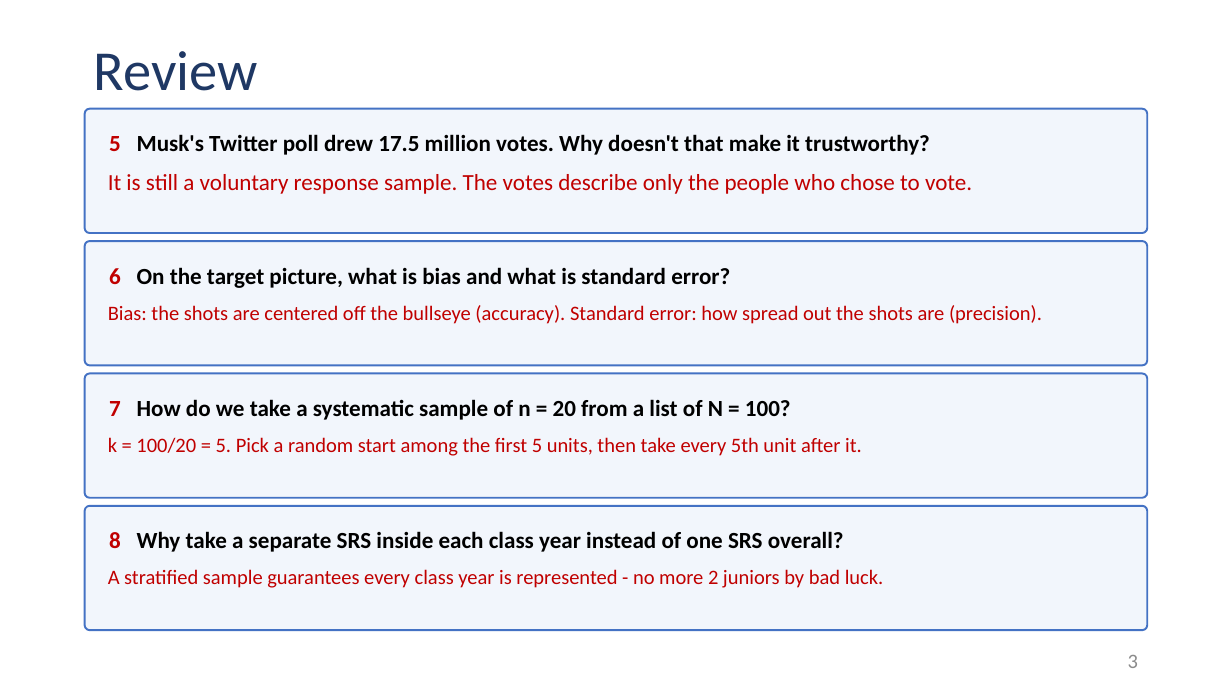
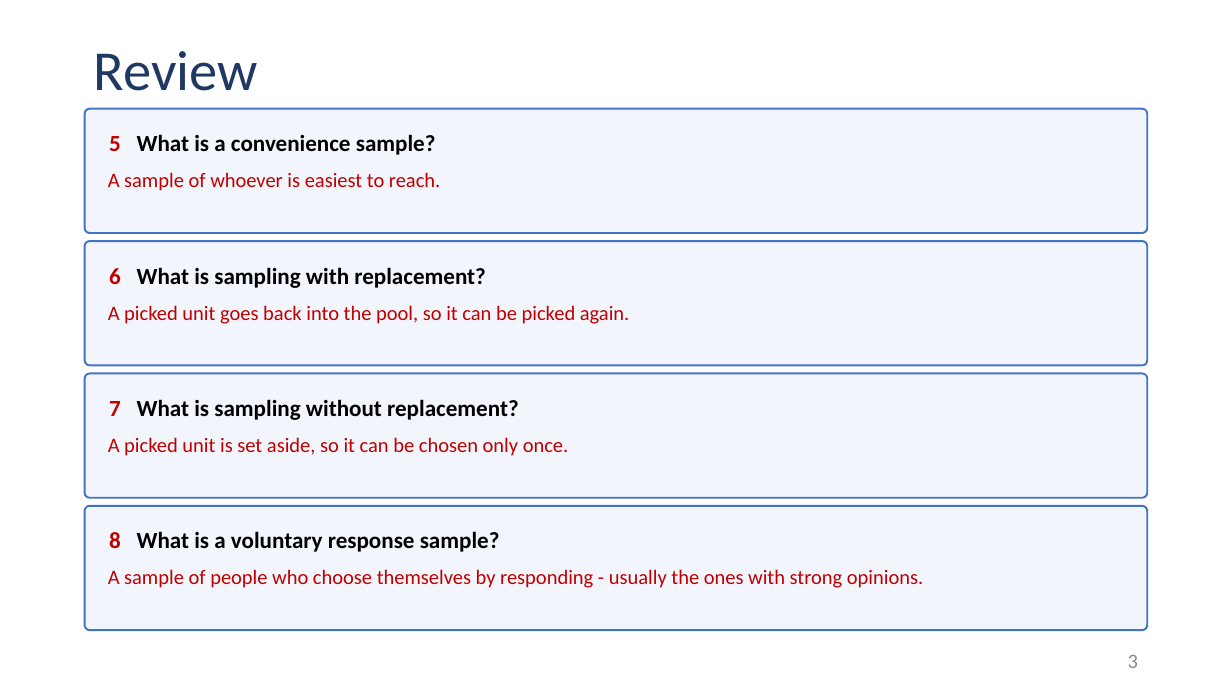
Before and after one commit to Jarred6068/Kvamme_UI_STAT251, a slide deck: slide 3 of docs/lecture_slides/Week 5/Week5_Lecture9_Slides_9_21_2026.pptx. Drawn at 1232x693 pixels with LibreOffice and Linux fonts; fonts in the diff are those of the drawing. Boxes give left, top, right and bottom in pixels: in the first picture for what was removed or moved away, otherwise in the second. Text is boxed around its words. In the diff, an @@ line names an element or a change of style, - is before the commit and + after.

```diff
--- a/docs/lecture_slides/Week 5/Week5_Lecture9_Slides_9_21_2026.pptx
+++ b/docs/lecture_slides/Week 5/Week5_Lecture9_Slides_9_21_2026.pptx
@@ text in rounded rectangle at <box>109,134,436,155</box>: text changed @@
-5 Musk's Twitter poll drew 17.5 million votes. Why doesn't that make it trustworthy?
+5 What is a convenience sample?
@@ text at <box>108,172,440,191</box>: text changed; size 18 to 16 pt @@
-It is still a voluntary response sample. The votes describe only the people who chose to vote.
+A sample of whoever is easiest to reach.
@@ text in rounded rectangle at <box>109,267,486,288</box>: text changed @@
-6 On the target picture, what is bias and what is standard error?
+6 What is sampling with replacement?
@@ text at <box>108,305,629,324</box>: text changed @@
-Bias: the shots are centered off the bullseye (accuracy). Standard error: how spread out the shots are (precision).
+A picked unit goes back into the pool, so it can be picked again.
@@ text in rounded rectangle at <box>109,399,519,420</box>: text changed @@
-7 How do we take a systematic sample of n = 20 from a list of N = 100?
+7 What is sampling without replacement?
@@ text at <box>108,437,569,456</box>: text changed @@
-k = 100/20 = 5. Pick a random start among the first 5 units, then take every 5th unit after it.
+A picked unit is set aside, so it can be chosen only once.
@@ text in rounded rectangle at <box>109,531,500,552</box>: text changed @@
-8 Why take a separate SRS inside each class year instead of one SRS overall?
+8 What is a voluntary response sample?
@@ text at <box>108,569,923,588</box>: text changed @@
-A stratified sample guarantees every class year is represented - no more 2 juniors by bad luck.
+A sample of people who choose themselves by responding - usually the ones with strong opinions.
```
Also in this commit, not shown: 2 other slides changed, 4 slides added, 58 other files.
